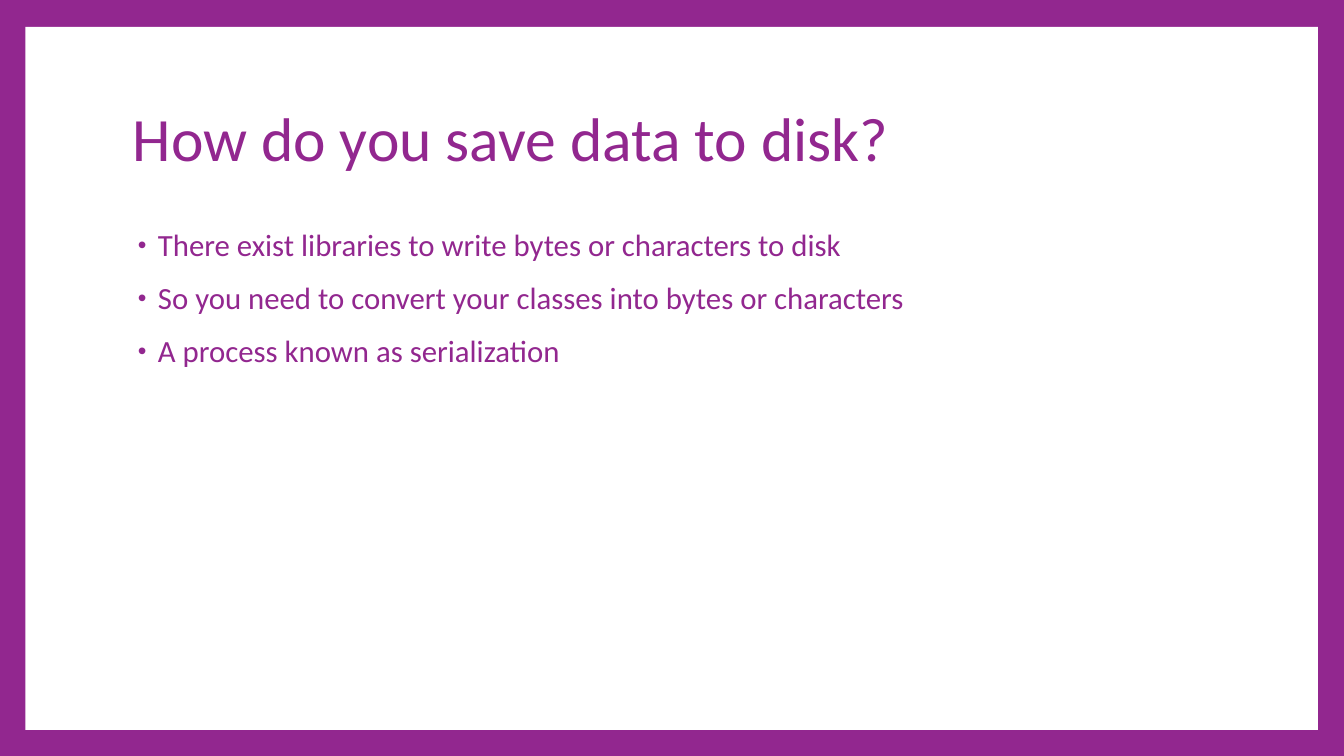
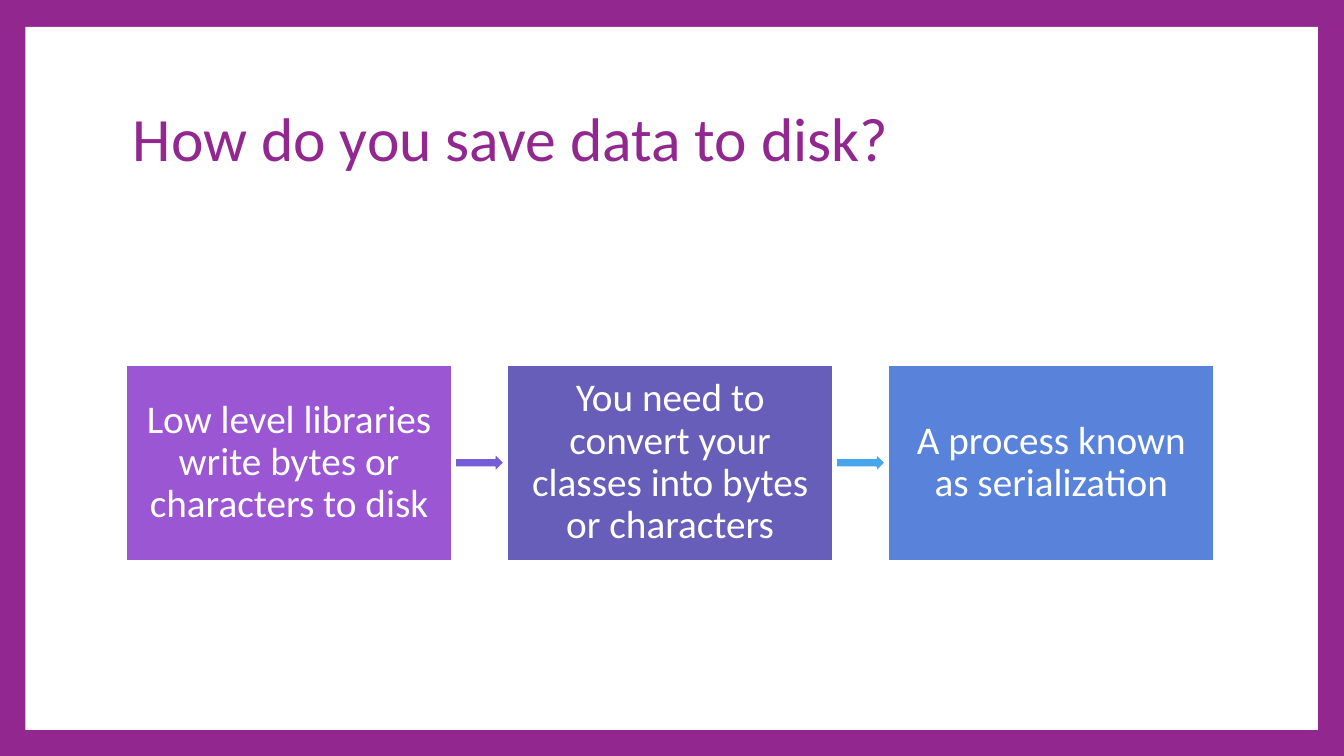
Before and after one commit to cdiggins/cs321, a slide deck: slide 8 of class-notes/cs321-winter-2023-lecture-17-classes-for-data.pptx (slide 3 before the commit). Drawn at 1344x756 pixels with LibreOffice and Linux fonts; fonts in the diff are those of the drawing. Boxes give left, top, right and bottom in pixels: in the first picture for what was removed or moved away, otherwise in the second. Text is boxed around its words. In the diff, an @@ line names an element or a change of style, - is before the commit and + after.

```diff
--- a/class-notes/cs321-winter-2023-lecture-17-classes-for-data.pptx
+++ b/class-notes/cs321-winter-2023-lecture-17-classes-for-data.pptx
@@ text removed at (158, 234, 903, 367) @@
-• There exist libraries to write bytes or characters to disk
-• So you need to convert your classes into bytes or characters
-• A process known as serialization
@@ group added at (126, 365, 1214, 560): 3 rectangles, 3 texts, 2 right arrows @@
+Low level libraries write bytes or characters to disk
+You need to convert your classes into bytes or characters
+A process known as serialization
```
Also in this commit, not shown: 7 other slides changed, 8 slides added, 1 slide removed, 5 other files.
